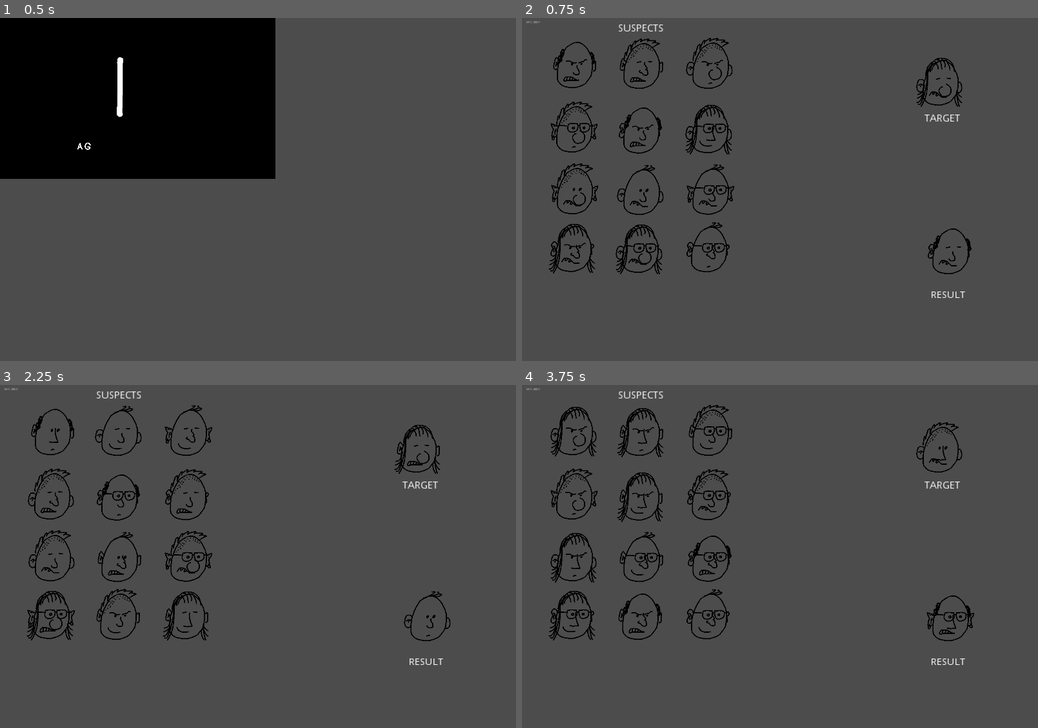
Above: before the commit, frames 1-4 (two rows, left to right).
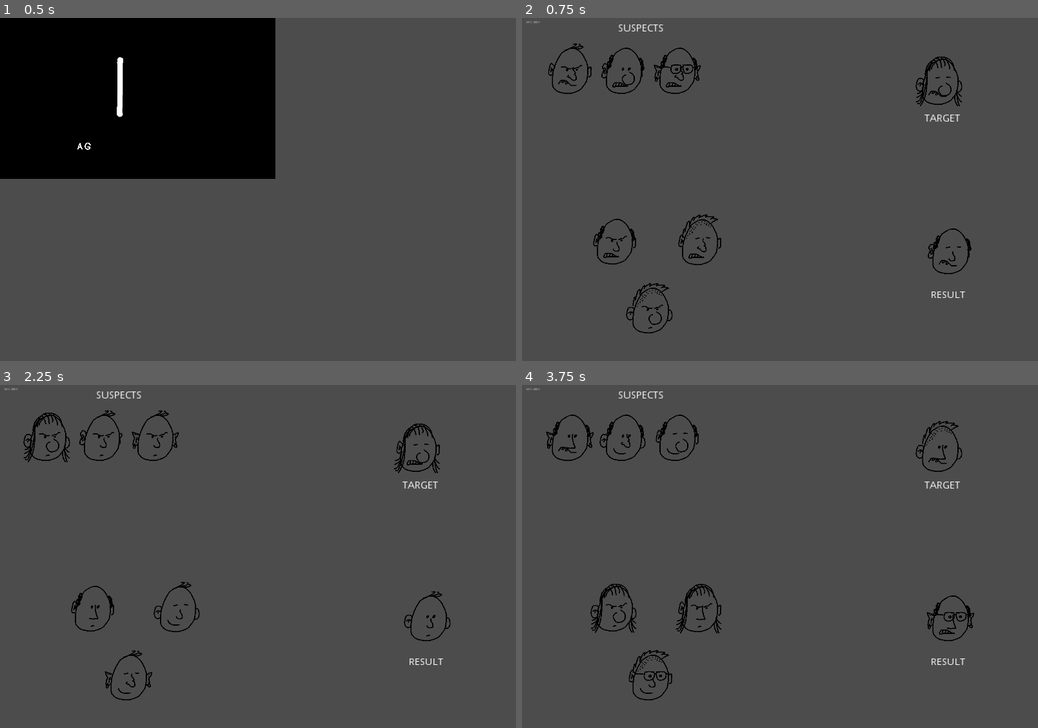
Above: after the commit, the same moments.

Repository: skarnl/godot--gmtk2021
Game: Godot game, scene res://screens/splash.tscn
Same seed, same stepped clock (60 frames per second), same inputs: the game is played once before the commit and once after it.
Inputs:
- Up to frame 1 (0.5 s): no input
- Up to frame 2 (0.75 s): tap Enter (ui_accept) at 0.5 s
- Up to frame 3 (2.25 s): tap Enter (ui_accept) at 0.77, 1.25, 1.52 s; tap R (restart) at 2 s
- Up to frame 4 (3.75 s): tap Enter (ui_accept) at 2.75, 3.02 s; tap R (restart) at 3.5 s

Frame 1 is identical in both runs. In frame 2, 4.5% of the frame differs, in the area x 5-86%, y 5-92%; in frame 3, 4.1%; in frame 4, 4.8%, in the area x 4-86%, y 5-92%.

Commit message:
Add suspects

Diff:
--- a/game/game.gd
+++ b/game/game.gd
@@ -1,4 +1,27 @@
 extends Node2D
 
+
+onready var target = $Target
+onready var suspects = $Suspects
+
+
+var target_config
+
+
 func _ready():
-	print("game")
+#	get target configuration
+	target_config = target.get_configuration()
+
+#   generate variaties (3 bijv) en assign die aan paar suspects
+	suspects.set_target_configuration(target_config)
+
+
+#   genereer dan de overige suspects
+
+#   wanneer erop geklikt, selecteer en hou bij welke geklikt zijn
+#   bereken elke keer het eindresultaat
+
+#   toon het eindresultaat direct
+
+#    -> dit wordt later pas gedaan ON CLICK van de process-knop
+	pass
--- a/game/game.tscn
+++ b/game/game.tscn
@@ -1,57 +1,26 @@
-[gd_scene load_steps=6 format=2]
+[gd_scene load_steps=7 format=2]
 
-[ext_resource path="res://entities/person/person.tscn" type="PackedScene" id=1]
+[ext_resource path="res://game/suspects.gd" type="Script" id=1]
 [ext_resource path="res://game/game.gd" type="Script" id=2]
 [ext_resource path="res://gui/hud.tscn" type="PackedScene" id=3]
 [ext_resource path="res://entities/result/result.tscn" type="PackedScene" id=4]
 [ext_resource path="res://entities/target/target.tscn" type="PackedScene" id=5]
+[ext_resource path="res://entities/person/person.tscn" type="PackedScene" id=6]
 
 [node name="Game" type="Node2D"]
 script = ExtResource( 2 )
 
 [node name="HUD" parent="." instance=ExtResource( 3 )]
 
+[node name="Result" parent="." instance=ExtResource( 4 )]
+position = Vector2( 1490.65, 767.601 )
+
 [node name="Target" parent="." instance=ExtResource( 5 )]
-position = Vector2( 1453.23, 138.627 )
+position = Vector2( 1451.45, 135.063 )
 
-[node name="Result" parent="Target" instance=ExtResource( 4 )]
-position = Vector2( 37.4177, 628.974 )
-
-[node name="Person" parent="." instance=ExtResource( 1 )]
-position = Vector2( 90.1505, 72.7004 )
-
-[node name="Person2" parent="." instance=ExtResource( 1 )]
-position = Vector2( 339.602, 76.2639 )
-
-[node name="Person3" parent="." instance=ExtResource( 1 )]
-position = Vector2( 596.181, 74.4821 )
-
-[node name="Person4" parent="." instance=ExtResource( 1 )]
-position = Vector2( 88.3687, 313.243 )
-
-[node name="Person5" parent="." instance=ExtResource( 1 )]
-position = Vector2( 337.82, 316.807 )
-
-[node name="Person6" parent="." instance=ExtResource( 1 )]
-position = Vector2( 594.399, 315.025 )
-
-[node name="Person7" parent="." instance=ExtResource( 1 )]
-position = Vector2( 90.1505, 543.095 )
-
-[node name="Person8" parent="." instance=ExtResource( 1 )]
-position = Vector2( 339.602, 546.658 )
-
-[node name="Person9" parent="." instance=ExtResource( 1 )]
-position = Vector2( 596.181, 544.877 )
-
-[node name="Person10" parent="." instance=ExtResource( 1 )]
-position = Vector2( 84.8051, 758.692 )
-
-[node name="Person11" parent="." instance=ExtResource( 1 )]
-position = Vector2( 334.257, 762.256 )
-
-[node name="Person12" parent="." instance=ExtResource( 1 )]
-position = Vector2( 590.836, 760.474 )
+[node name="Suspects" type="Node2D" parent="."]
+position = Vector2( 73.0537, 94.4353 )
+script = ExtResource( 1 )
 
 [node name="Control" type="Control" parent="."]
 margin_right = 40.0
@@ -92,3 +61,12 @@
 __meta__ = {
 "_edit_use_anchors_": false
 }
+
+[node name="Person" parent="." instance=ExtResource( 6 )]
+position = Vector2( 239.822, 731.966 )
+
+[node name="Person2" parent="." instance=ExtResource( 6 )]
+position = Vector2( 556.982, 733.747 )
+
+[node name="Person3" parent="." instance=ExtResource( 6 )]
+position = Vector2( 373.457, 988.544 )
--- /dev/null
+++ b/game/suspects.gd
@@ -0,0 +1,40 @@
+extends Node2D
+
+
+var PersonScene = preload('res://entities/person/person.tscn')
+
+
+# A node to control the suspects
+# Keep track of the number of variants
+# Make sure the 'market' is filled with enough persons etc
+
+enum DIFFICULTY { EASY = 3, MEDIUM = 4, HARD = 5} # 5 is de max nu, totdat we meer variaties hebben qua onderdelen ^^
+
+export (DIFFICULTY) var difficulty = DIFFICULTY.EASY
+export (int) var suspects = 9
+
+var rows = 3
+var cols = 3
+var cell_size = 200
+
+
+func set_target_configuration(config: Dictionary) -> void:
+	_create_variants()
+
+
+func _create_variants():
+	for c in get_children():
+		c.queue_free()
+
+	for i in difficulty:
+		var p = PersonScene.instance()
+		add_child(p)
+		p.position = Vector2(i * cell_size, 0.0)
+
+
+func _fill_market():
+	pass
+
+
+func _shuffle_market_positions():
+	pass
